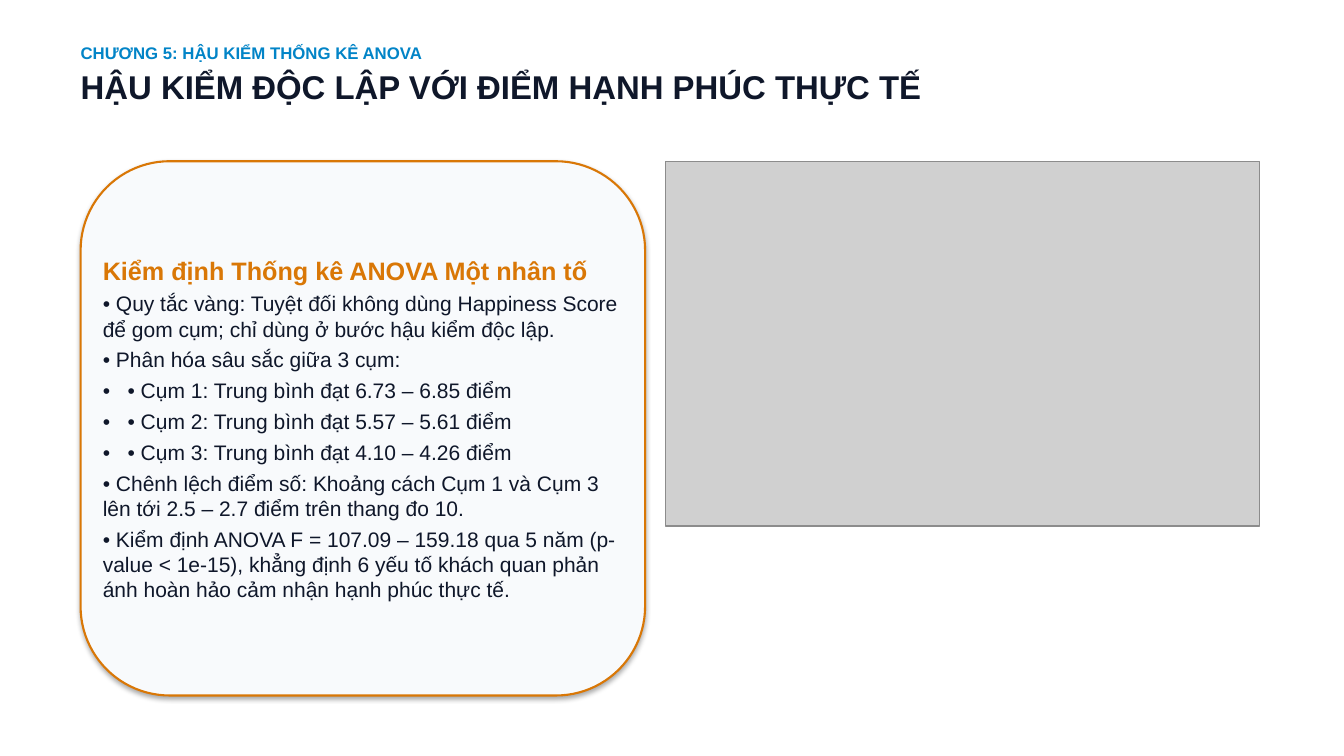
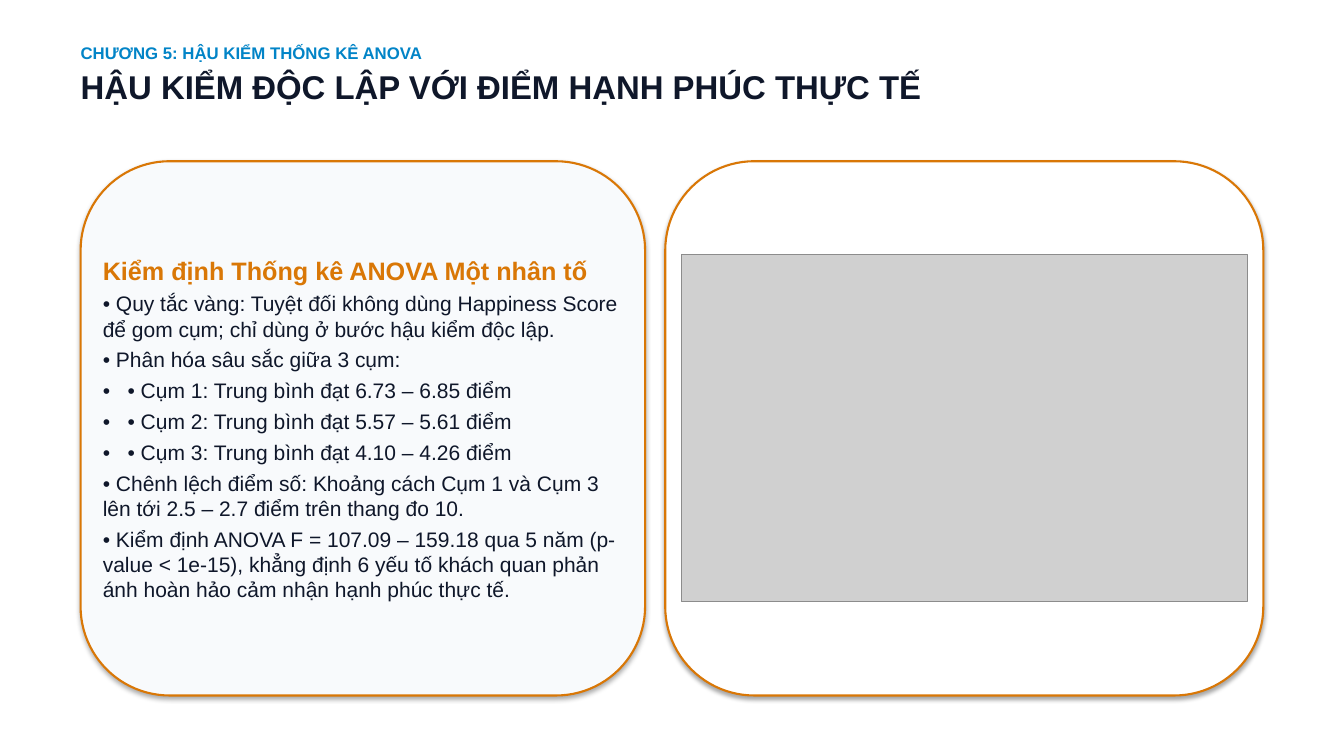
Before and after one commit to mtzwyu/world-happiness-clustering, a slide deck: slide 12 of reports/presentation/Nhom12_BaoCao_Slides.pptx. Drawn at 1344x756 pixels with LibreOffice and Linux fonts; fonts in the diff are those of the drawing; grey boxes stand for pictures. Boxes give left, top, right and bottom in pixels: in the first picture for what was removed or moved away, otherwise in the second. Text is boxed around its words. In the diff, an @@ line names an element or a change of style, - is before the commit and + after.

```diff
--- a/reports/presentation/Nhom12_BaoCao_Slides.pptx
+++ b/reports/presentation/Nhom12_BaoCao_Slides.pptx
@@ rounded rectangle added at <box>665,161,1263,696</box>, fill #FFFFFF, outline #D97706 1.5 pt @@
@@ picture: place and size @@
-picture at <box>665,161,1260,526</box>
+picture at <box>682,255,1247,602</box>
```
Also in this commit, not shown: 10 other slides changed, 11 other files.
